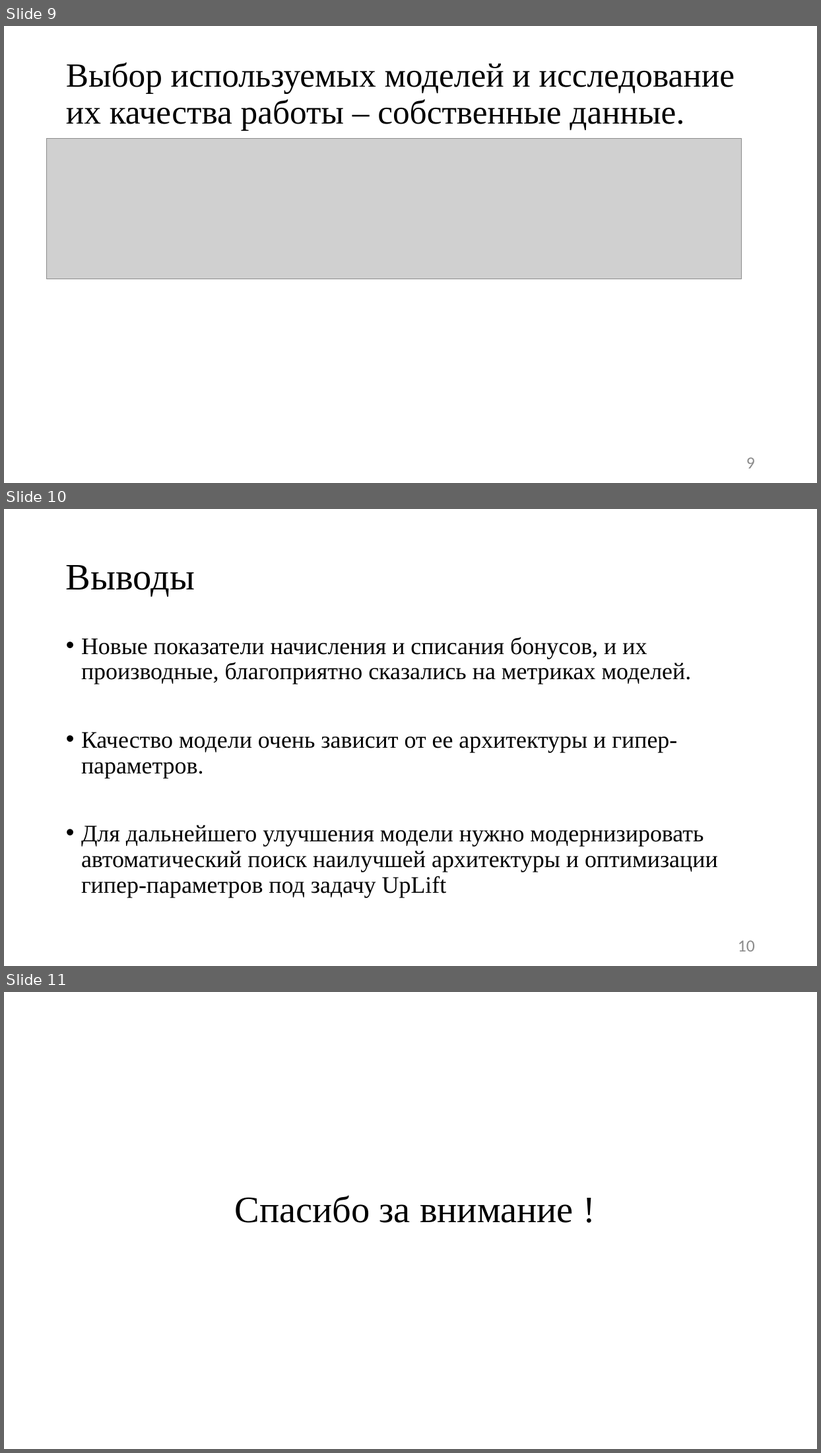
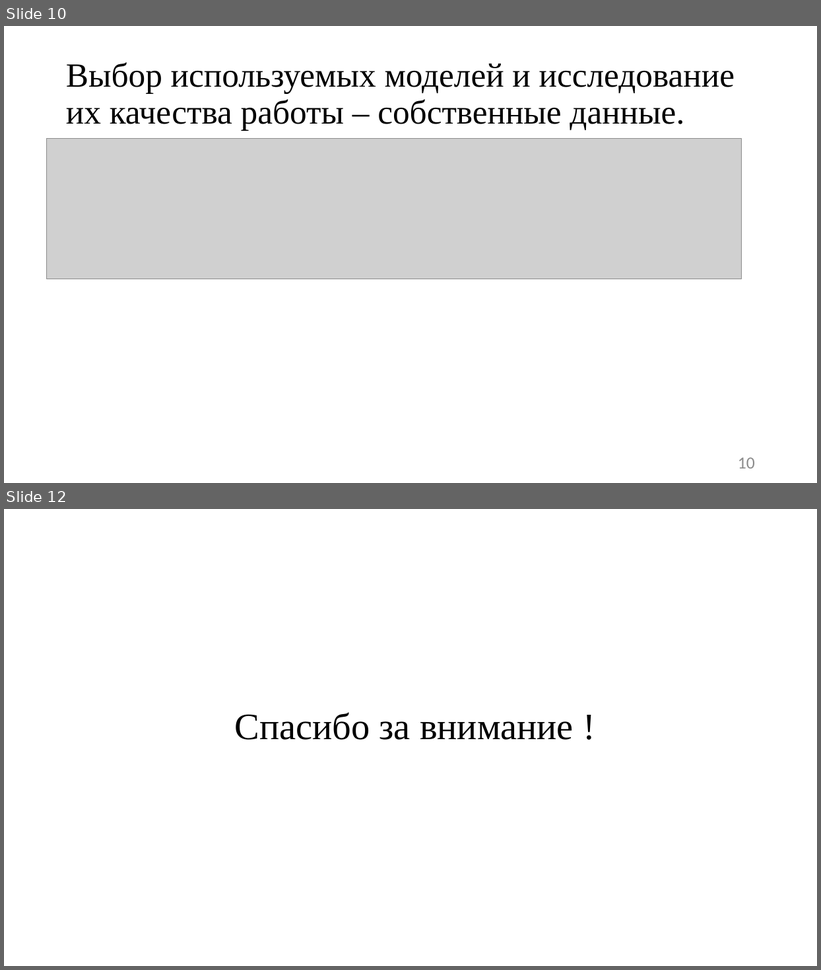
Before and after one commit to JacKira/MastersDegree, a slide deck: Отчет_4_сем/Презентация Фейзуллин 201.pptx. Shown one above the other, each under a label of ours: slides 9, 10 and 11 before the commit, slides 10 and 12 after it; the slides between them are not shown. The pictures are 821x1453 and 821x970 pixels, drawn with LibreOffice and Linux fonts; fonts in the diff are those of the drawing; grey boxes stand for pictures. Boxes give left, top, right and bottom in pixels: in the first picture for what was removed or moved away, otherwise in the second. Text is boxed around its words. In the diff, an @@ line names an element or a change of style, - is before the commit and + after.

```diff
--- a/Отчет_4_сем/Презентация Фейзуллин 201.pptx
+++ b/Отчет_4_сем/Презентация Фейзуллин 201.pptx
@@ slide 10 removed at bbox=[4, 509, 817, 966], background #FFFFFF @@
@@ title removed at bbox=[66, 565, 195, 597] @@
-Выводы
@@ text removed at bbox=[81, 637, 718, 898] @@
-• Новые показатели начисления и списания бонусов, и их производные, благоприятно сказались на метриках моделей.
-• Качество модели очень зависит от ее архитектуры и гипер-параметров.
-• Для дальнейшего улучшения модели нужно модернизировать автоматический поиск наилучшей архитектуры и оптимизации гипер-параметров под задачу UpLift
@@ page number removed at bbox=[738, 941, 755, 952] @@
-10
@@ what was slide 9 is now slide 10 @@
@@ page number at bbox=[738, 458, 755, 469]: text changed @@
-9
+10
@@ what was slide 11 is now slide 12 @@
```
Also in this commit, not shown: 5 slides changed, 9 slides added, 1 other file.
